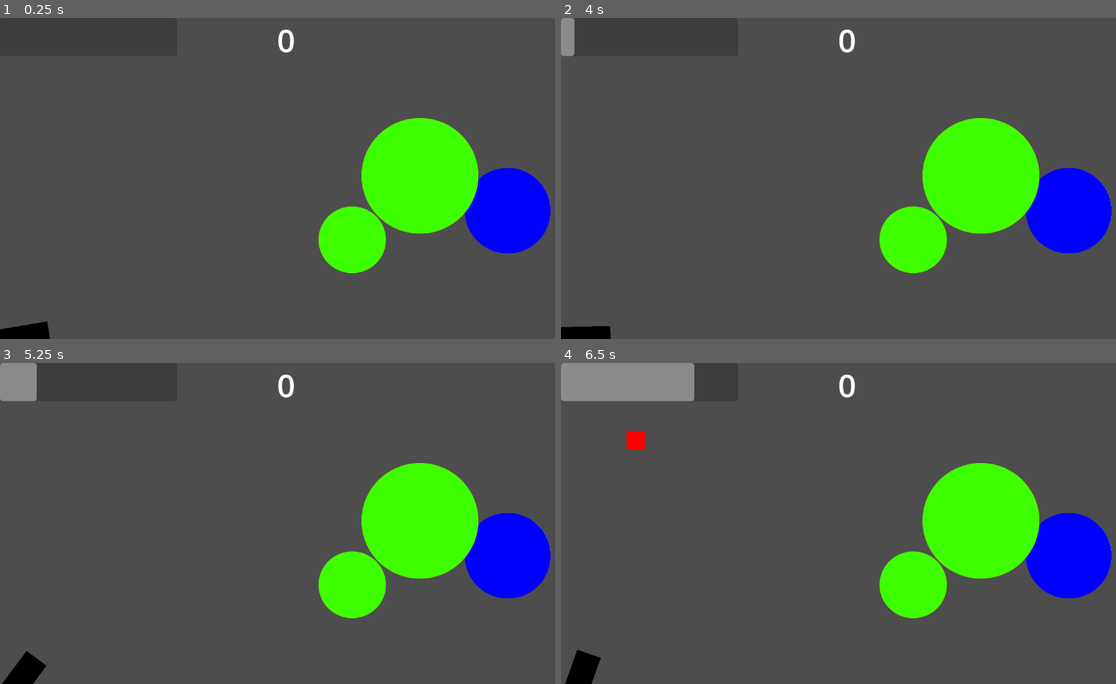
Above: before the commit, frames 1-4 (two rows, left to right).
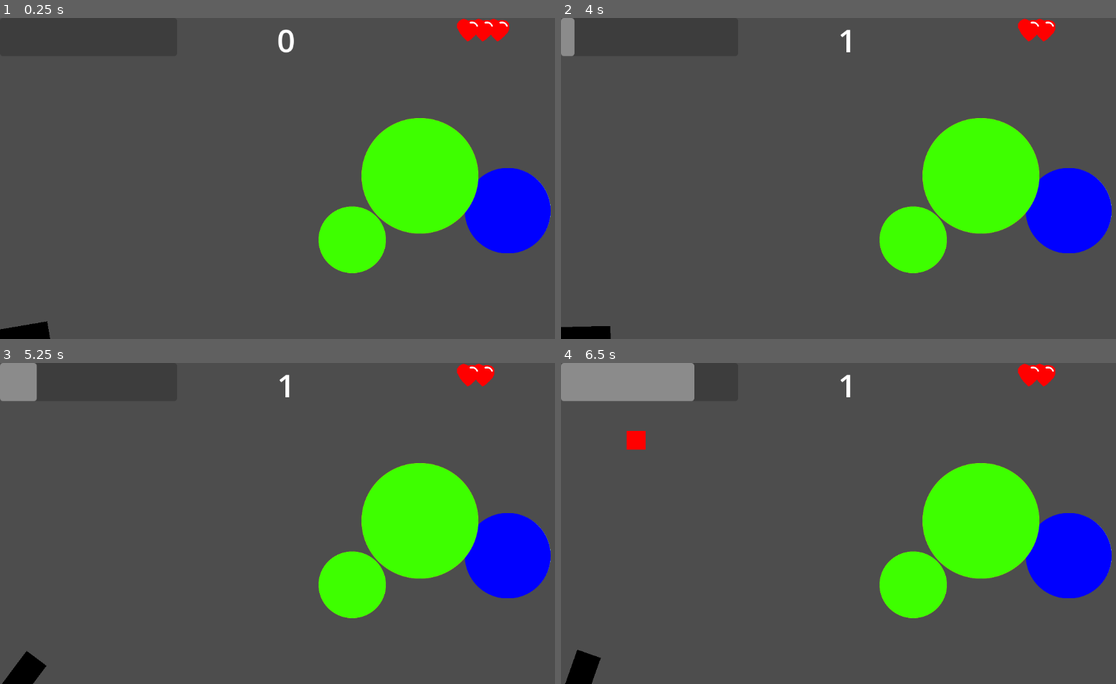
Above: after the commit, the same moments.

Repository: proJJ999/Ballon-Shooter
Game: Godot game, scene res://main.tscn
Two runs of this game, one before a commit and one after it. Both use one fixed random seed, a clock stepped at 60 frames per second and the inputs below.
Inputs:
- Up to frame 1 (0.25 s): no input
- Up to frame 2 (4 s): hold Space (shoot) 0.53-1.28 s; tap Space (shoot) at 1.35, 2.85 s; hold Space (shoot) 2.03-2.78 s; hold Space (shoot) from 3.53 s (still down)
- Up to frame 3 (5.25 s): tap Enter at 4.25 s; release Space (shoot) at 4.28 s; tap Space (shoot) at 4.35 s; hold Space (shoot) from 5.03 s (still down)
- Up to frame 4 (6.5 s): release Space (shoot) at 5.78 s; tap Space (shoot) at 5.85 s

The runs differ from the first frame. In frame 1, 0.5% of the frame differs, in the area x 82-92%, y 0-8%; in frame 2, 0.5%; in frame 3, 0.5%; in frame 4, 0.5%.

Commit message:
Added life system

Diff:
--- /dev/null
+++ b/Lifebar.gd
@@ -0,0 +1,20 @@
+extends Container
+
+@export var life_scene : PackedScene
+var MAX_LIVES = 5
+var next_position
+
+func _ready():
+	set_lives(1)
+
+func set_lives(count):
+	for child in get_children():
+		child.queue_free()
+	next_position = Vector2(30*count,25)
+
+	count = clamp(count, 0, MAX_LIVES)
+	for n in range(count):
+		var life = life_scene.instantiate()
+		life.position = next_position
+		next_position.x -= 30
+		add_child(life)
--- a/hud.gd
+++ b/hud.gd
@@ -3,6 +3,9 @@
 func update_score(score):
 	$Score.text = str(score)
 
-func update_progress_bar(percentige):
+func update_progressbar(percentige):
 	var progressbar = $ProgressBar
 	progressbar.value = progressbar.max_value *	percentige
+
+func update_lifebar(count):
+	$Lifebar.set_lives(count)
--- a/hud.tscn
+++ b/hud.tscn
@@ -1,6 +1,7 @@
-[gd_scene load_steps=2 format=3 uid="uid://efu5s6u76kck"]
+[gd_scene load_steps=3 format=3 uid="uid://efu5s6u76kck"]
 
 [ext_resource type="Script" path="res://hud.gd" id="1_30kt7"]
+[ext_resource type="PackedScene" uid="uid://ciyeuuoipl4yb" path="res://lifebar.tscn" id="2_caspj"]
 
 [node name="Hud" type="CanvasLayer"]
 script = ExtResource("1_30kt7")
@@ -22,3 +23,11 @@
 text = "0"
 horizontal_alignment = 1
 vertical_alignment = 1
+
+[node name="Lifebar" parent="." instance=ExtResource("2_caspj")]
+anchors_preset = 1
+anchor_left = 1.0
+anchor_right = 1.0
+offset_left = -240.0
+offset_right = 0.0
+grow_horizontal = 0
--- /dev/null
+++ b/life.tscn
@@ -0,0 +1,7 @@
+[gd_scene load_steps=2 format=3 uid="uid://d2uuesvslpk73"]
+
+[ext_resource type="Texture2D" uid="uid://df6fhxsscpd7m" path="res://assets/heart.png" id="1_1vvth"]
+
+[node name="Life" type="Sprite2D"]
+scale = Vector2(0.15, 0.15)
+texture = ExtResource("1_1vvth")
--- /dev/null
+++ b/lifebar.tscn
@@ -0,0 +1,11 @@
+[gd_scene load_steps=3 format=3 uid="uid://ciyeuuoipl4yb"]
+
+[ext_resource type="Script" path="res://Lifebar.gd" id="1_ty4aa"]
+[ext_resource type="PackedScene" uid="uid://d2uuesvslpk73" path="res://life.tscn" id="2_mtv8q"]
+
+[node name="Lifebar" type="Container"]
+offset_left = 272.0
+offset_right = 512.0
+offset_bottom = 92.0
+script = ExtResource("1_ty4aa")
+life_scene = ExtResource("2_mtv8q")
--- a/main.gd
+++ b/main.gd
@@ -5,7 +5,7 @@
 
 var shootable = true
 var score = 0
-var lifes = 3
+var lives = 3
 
 var MIN_BALLON_X_POS
 var MAX_BALLON_X_POS
@@ -23,6 +23,8 @@
 	MIN_BALLON_Y_POS = 100
 	MAX_BALLON_Y_POS = get_window().size.y - 100
 	spawn_ballons(3)
+	$Hud.update_lifebar(lives)
+
 
 func spawn_ballons(ballon_number):
 	for n in range(ballon_number):
@@ -67,11 +69,13 @@
 
 func update_progressbar():
 	var percentige = (shooting_force - MIN_SHOOTING_FORCE) / (MAX_SHOOTING_FORCE - MIN_SHOOTING_FORCE)
-	$Hud.update_progress_bar(percentige)
+	$Hud.update_progressbar(percentige)
 
 func missed():
-	score -= 1
-	$Hud.update_score(score)
+	lives -= 1
+	$Hud.update_lifebar(lives)
+	if lives == 0:
+		set_process(false)
 
 func hit():
 	score += 1
Binary file added: assets/heart.png
Not shown, added: assets/heart.png.import
